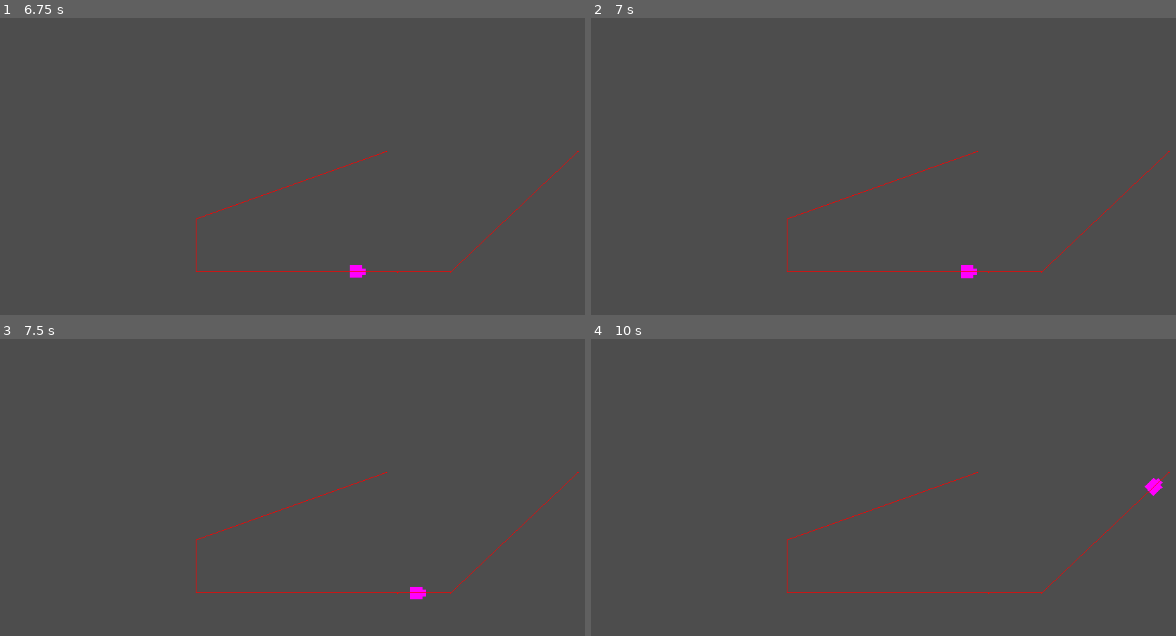
Above: before the commit, frames 1-4 (two rows, left to right).
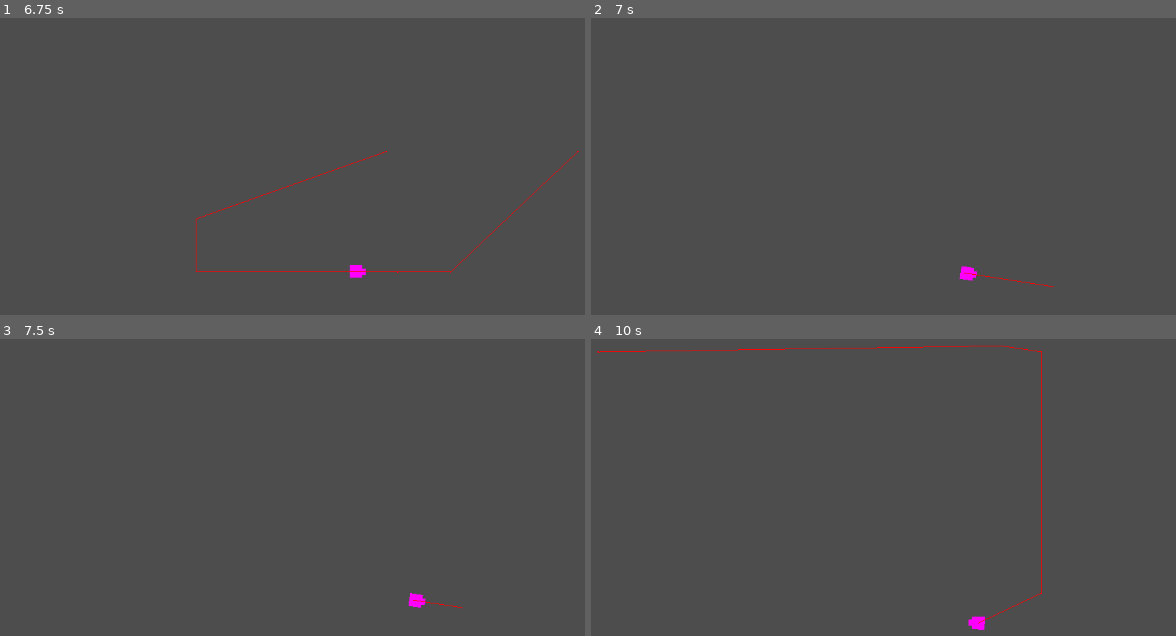
Above: after the commit, the same moments.

Repository: AmirH32/Bot-Or-Not
Game: Godot game, scene res://scenes/test_scene_ai_navigations.tscn
Same seed, same stepped clock (60 frames per second), same inputs: the game is played once before the commit and once after it. The project has no main scene, so this scene is started directly.
Inputs:
- Up to frame 1 (6.75 s): no input
- Up to frame 2 (7 s): no input
- Up to frame 3 (7.5 s): no input
- Up to frame 4 (10 s): tap Enter at 9.5 s

Frame 1 is identical in both runs. In frame 2, 0.5% of the frame differs, in the area x 33-99%, y 44-91%; in frame 3, 0.6%; in frame 4, 1.1%, in the area x 1-99%, y 2-98%.

Commit message:
ai now chases player

Diff:
--- a/project.godot
+++ b/project.godot
@@ -22,3 +22,4 @@
 
 2d_physics/layer_1="wall"
 2d_physics/layer_2="player"
+2d_physics/layer_3="enemy"
--- a/scenes/ai_navigation.tscn
+++ b/scenes/ai_navigation.tscn
@@ -8,13 +8,17 @@
 [sub_resource type="PlaceholderTexture2D" id="PlaceholderTexture2D_c2y5x"]
 size = Vector2(32, 32)
 
-[node name="AI" type="Node2D" node_paths=PackedStringArray("nav")]
+[sub_resource type="CircleShape2D" id="CircleShape2D_xwt0g"]
+radius = 50.0
+
+[node name="AI" type="Node2D" node_paths=PackedStringArray("nav", "human_detector")]
 script = ExtResource("1_vih7l")
 nav = NodePath("AI_navigation")
 rot_speed = 3.0
 speed = 400.0
 angle_tolerance = 0.2
 path = Array[Vector2]([Vector2(-500, 0), Vector2(-500, 250), Vector2(500, -100), Vector2(0, 0)])
+human_detector = NodePath("human_detector")
 
 [node name="AI_navigation" type="NavigationAgent2D" parent="."]
 avoidance_enabled = true
@@ -37,5 +41,13 @@
 [node name="CollisionPolygon2D" type="CollisionPolygon2D" parent="human_detector"]
 polygon = PackedVector2Array(0, 0, 500, 250, 500, -250)
 
+[node name="human_collider" type="Area2D" parent="."]
+collision_layer = 4
+collision_mask = 2
+
+[node name="CollisionShape2D" type="CollisionShape2D" parent="human_collider"]
+shape = SubResource("CircleShape2D_xwt0g")
+
 [connection signal="navigation_finished" from="AI_navigation" to="." method="_on_ai_navigation_navigation_finished"]
 [connection signal="target_reached" from="AI_navigation" to="." method="_on_ai_navigation_target_reached"]
+[connection signal="body_entered" from="human_collider" to="." method="_on_human_collider_body_entered"]
--- a/scenes/test_scene_ai_navigations.tscn
+++ b/scenes/test_scene_ai_navigations.tscn
@@ -12,6 +12,8 @@
 
 [sub_resource type="RectangleShape2D" id="RectangleShape2D_jsx7y"]
 size = Vector2(64, 1000)
+
+[sub_resource type="RectangleShape2D" id="RectangleShape2D_mssv7"]
 
 [node name="test_scene_ai-navigations" type="Node2D"]
 
@@ -69,3 +71,10 @@
 [node name="CollisionShape2D" type="CollisionShape2D" parent="StaticBody2D6" groups=["navigation_polygon_source_geometry_group"]]
 position = Vector2(187, 0)
 shape = SubResource("RectangleShape2D_jsx7y")
+
+[node name="CharacterBody2D" type="CharacterBody2D" parent="."]
+position = Vector2(379, 673)
+collision_layer = 2
+
+[node name="CollisionShape2D" type="CollisionShape2D" parent="CharacterBody2D"]
+shape = SubResource("RectangleShape2D_mssv7")
--- a/scripts/ai_movement.gd
+++ b/scripts/ai_movement.gd
@@ -6,6 +6,9 @@
 @export var angle_tolerance : float = 0.1
 @export var path : Array[Vector2]
 @export var human_detector : Area2D
+@export var xrayvision : bool = false
+@export var view_dist : float = 500
+var hostile = true
 var current_path : int
 var rel_target : Vector2
 
@@ -17,9 +20,20 @@
 
 # Called every frame. 'delta' is the elapsed time since the previous frame.
 func _process(delta: float) -> void:
+	if (hostile and human_detector.has_overlapping_bodies()):
+		print("target acquired")
+		var space_state = get_world_2d().direct_space_state
+		var detected = human_detector.get_overlapping_bodies()[0]
+		var query = PhysicsRayQueryParameters2D.create(global_position, detected.global_position)
+		var result = space_state.intersect_ray(query)
+		if (xrayvision or (result and result["collider"]==detected)):
+			nav.target_position=detected.global_position
+
+		else:
+			print("target is behind wall")
+
 	rel_target = nav.get_next_path_position()-global_position
 	rotation = rotate_toward(rotation, rel_target.angle(), delta * rot_speed)
-	print(angle_difference(rel_target.angle(),rotation))
 	if abs(angle_difference(rel_target.angle(),rotation))<angle_tolerance:
 		position += move_toward(0, rel_target.length(), speed*delta)*Vector2.RIGHT.rotated(rotation)
 
@@ -32,3 +46,10 @@
 	current_path= (current_path+1)%path.size()
 	nav.target_position=path[current_path]
 	print(nav.target_position)
+
+
+
+func _on_human_collider_body_entered(body: Node2D) -> void:
+	#if body is player
+	hostile=false
+	human_detector.monitoring=false
Not shown: 1 places in scenes/ai_navigation.tscn that only renumber resources
Not shown: 1 places in scenes/test_scene_ai_navigations.tscn that only renumber resources
